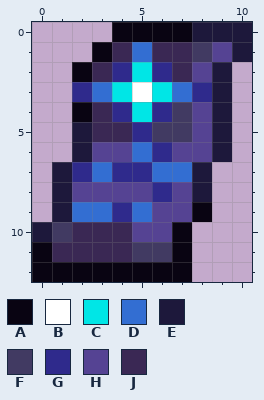
Pixel-art sprite, stored at Items/BossSummons/StarseersPamphlet.png. Above is the file before it was changed.
The file is 22x26 pixels, drawn in blocks of 2x2; one block is one cell here.
Palette (. is transparent): A #090412  B #ffffff  C #00e6e6  D #336ed2  E #1d183b  F #413a62  G #2f2a8c  H #554393  J #3a2854
Pixels before, first column x 0:
 0 ....AAAAEEE
 1 ...AJDJJFHE
 2 ..AJGCGJHE.
 3 ..GDCBCDGE.
 4 ..AJGCGFHE.
 5 ..EJJGFFHE.
 6 ..EHHDGHHE.
 7 .EGDGGDDE..
 8 .EHHHHGHE..
 9 .EDDGDHHA..
10 EFJJJHHA...
11 AJJJJFFA...
12 AAAAAAAA...
New version:
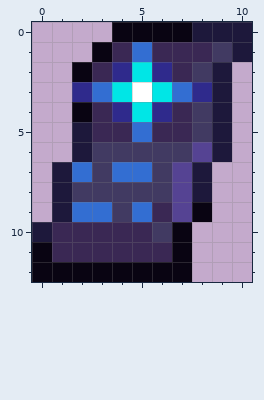
From old to new:
Changed rows in their new state; - is an unchanged pixel.
first column x 1:
 1 -------JF
 2 -------F-
 4 ------JF-
 5 ----DJJF-
 6 --FFFFF--
 7 -DFDDFH--
 8 -FFFFF---
 9 ---F-J---
10 J---JF---
11 ----JJ---
Boxes around the changes in both pictures, in picture pixels (x1, y1, x2, y2):
changed: (52, 42, 232, 262)
